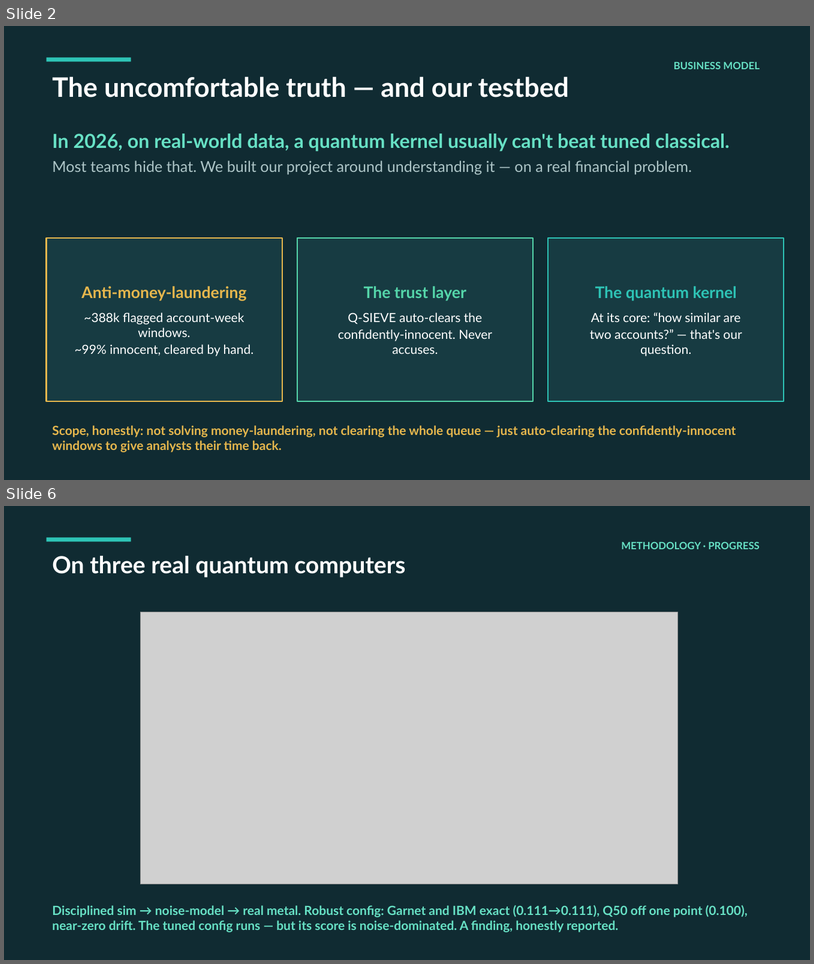
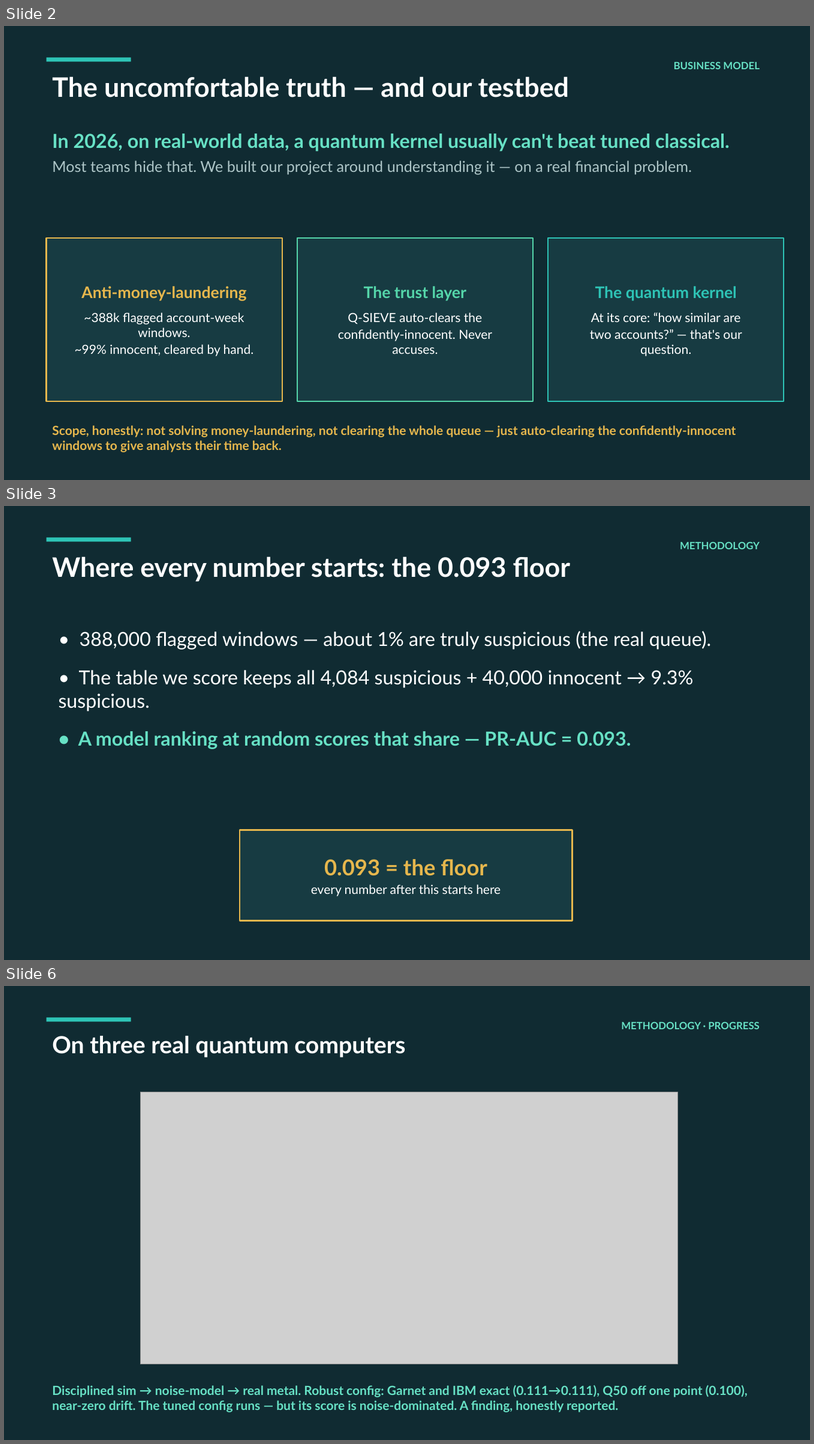
Before and after one commit to ELNAUL99/q-sieve, a slide deck: QSIEVE_pitch.pptx. Shown one above the other, each under a label of ours: slides 2 and 6 before the commit, slides 2, 3 and 6 after it; the slides between them are not shown. The pictures are 814x964 and 814x1444 pixels, drawn with LibreOffice and Linux fonts; fonts in the diff are those of the drawing; grey boxes stand for pictures. Boxes give left, top, right and bottom in pixels: in the first picture for what was removed or moved away, otherwise in the second. Text is boxed around its words. In the diff, an @@ line names an element or a change of style, - is before the commit and + after.

```diff
--- a/QSIEVE_pitch.pptx
+++ b/QSIEVE_pitch.pptx
@@ slide 3 added at (4,506,810,960), background #FFFFFF @@
@@ rectangle added at (4,506,810,960), fill #102B32 @@
@@ rectangle added at (47,537,131,541), fill #2EC4B6 @@
@@ text added at (680,541,760,549), 12 pt, text #67E1C5, bold @@
+METHODOLOGY
@@ text added at (52,556,571,582), 32 pt, text #FFFFFF, bold @@
+Where every number starts: the 0.093 floor
@@ text added at (59,631,711,749), 23 pt, text #FFFFFF @@
+• 388,000 flagged windows — about 1% are truly suspicious (the real queue).
+• The table we score keeps all 4,084 suspicious + 40,000 innocent → 9.3% suspicious.
+• A model ranking at random scores that share — PR-AUC = 0.093.
@@ rectangle added at (240,829,573,921), fill #173B42, outline #E6B74D 2 pt, 15 pt, text #FFFFFF @@
+0.093 = the floor
+every number after this starts here
```
Also in this commit, not shown: 2 slides changed, 1 slide removed, 2 other files.
